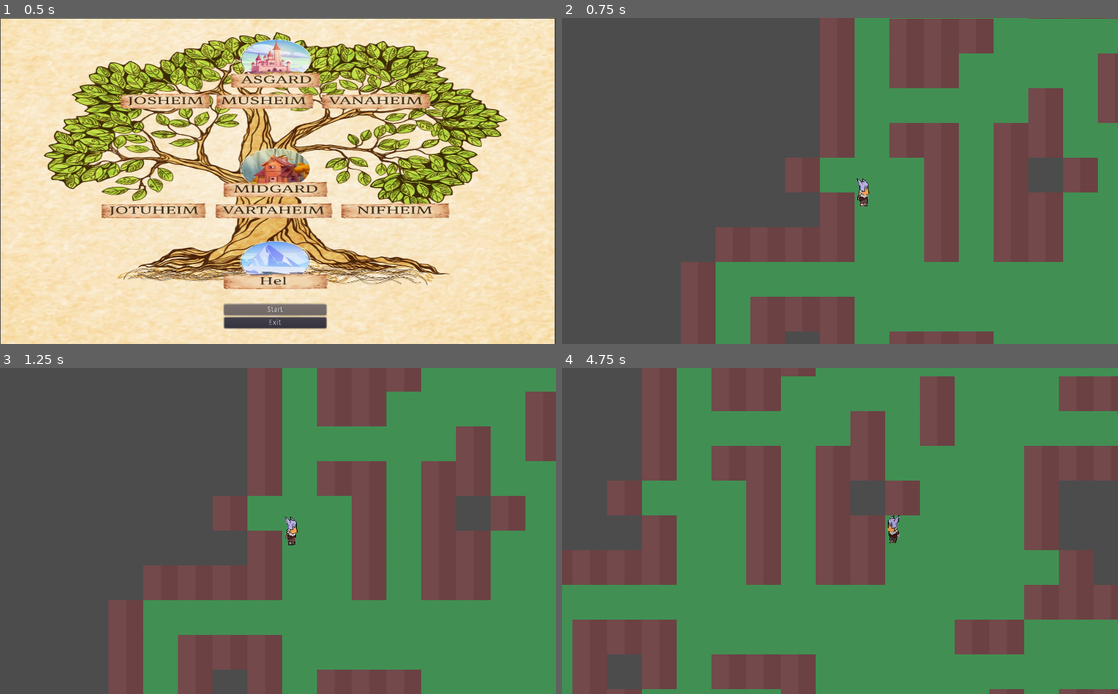
Above: before the commit, frames 1-4 (two rows, left to right).
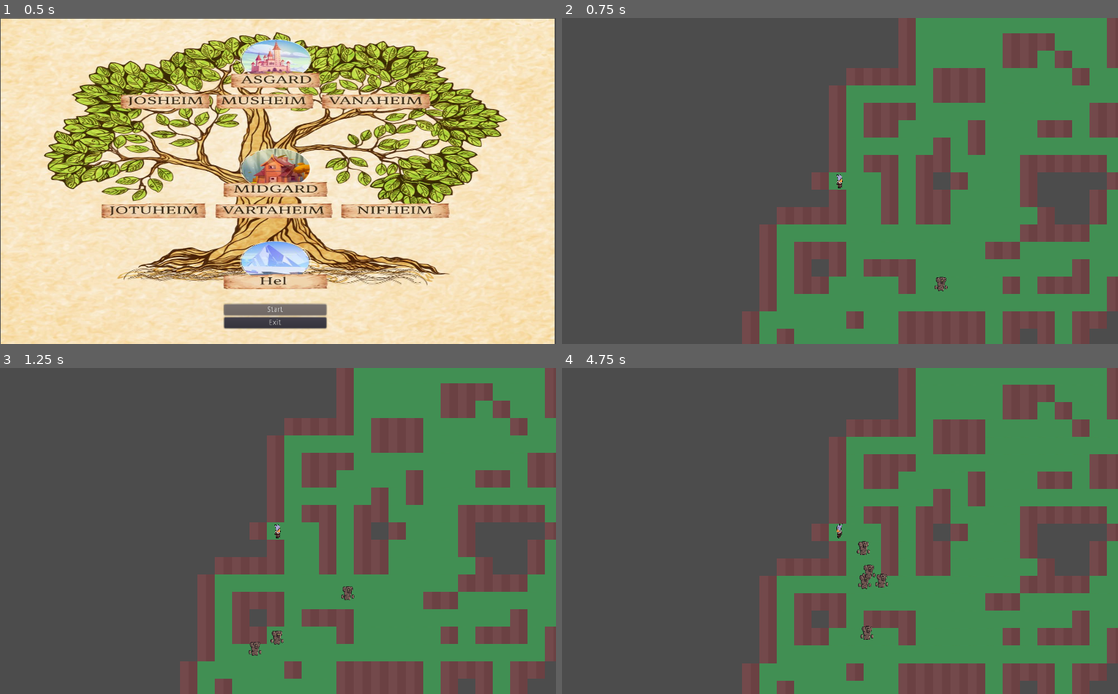
Above: after the commit, the same moments.

Repository: majg8a/game_jam_project_2023
Game: Godot game, scene res://Scenes/Menu.tscn
Same seed, same stepped clock (60 frames per second), same inputs: the game is played once before the commit and once after it.
Inputs:
- Up to frame 1 (0.5 s): no input
- Up to frame 2 (0.75 s): click "Start" at 0.5 s
- Up to frame 3 (1.25 s): no input
- Up to frame 4 (4.75 s): hold Right (right) 1.28-2.03 s; hold S (down) 2.03-2.78 s; hold Right (right) 2.78-3.53 s; hold Up (up) 3.53-4.28 s; hold A (left) from 4.28 s (still down)

Frame 1 is identical in both runs. In frame 2, 34% of the frame differs, in the area x 21-100%, y 0-100%; in frame 3, 36%; in frame 4, 64%, in the area x 0-100%, y 0-100%.

Commit message:
fix: fake scenes

Diff:
--- a/Scenes/Menu.tscn
+++ b/Scenes/Menu.tscn
@@ -26,9 +26,6 @@
 margin_top = 527.0
 margin_right = 601.0
 margin_bottom = 573.0
-__meta__ = {
-"_edit_use_anchors_": false
-}
 
 [node name="StartButton" type="Button" parent="VBoxContainer"]
 margin_right = 188.0
--- a/Scenes/world.tscn
+++ b/Scenes/world.tscn
@@ -60,18 +60,13 @@
 format = 1
 script = ExtResource( 1 )
 
-[node name="Player" parent="." instance=ExtResource( 4 )]
-position = Vector2( 32, 32 )
+[node name="player" parent="." instance=ExtResource( 4 )]
+position = Vector2( 16, 16 )
 
-[node name="Camera2D" type="Camera2D" parent="Player"]
-position = Vector2( -29, -29 )
+[node name="Camera2D" type="Camera2D" parent="player"]
 current = true
-zoom = Vector2( 0.5, 0.5 )
-drag_margin_h_enabled = true
-drag_margin_v_enabled = true
-smoothing_enabled = true
-offset_h = 0.5
-offset_v = 0.5
-drag_margin_left = 0.1
-drag_margin_right = 0.1
-editor_draw_drag_margin = true
+
+[node name="Enemy_timer" type="Timer" parent="."]
+autostart = true
+
+[connection signal="timeout" from="Enemy_timer" to="." method="_on_Enemy_timer_timeout"]
--- a/player.tscn
+++ /dev/null
@@ -1,19 +0,0 @@
-[gd_scene load_steps=4 format=2]
-
-[ext_resource path="res://script/player.gd" type="Script" id=1]
-[ext_resource path="res://assets/Player/Ragnar.png" type="Texture" id=2]
-
-
-[sub_resource type="RectangleShape2D" id=1]
-extents = Vector2( 8, 16 )
-
-[node name="KinematicBody2D" type="KinematicBody2D"]
-script = ExtResource( 1 )
-
-[node name="CollisionShape2D" type="CollisionShape2D" parent="."]
-scale = Vector2( 0.9, 0.8 )
-shape = SubResource( 1 )
-
-[node name="Sprite" type="Sprite" parent="."]
-scale = Vector2( 0.09, 0.09 )
-texture = ExtResource( 2 )
--- a/world.tscn
+++ /dev/null
@@ -1,64 +0,0 @@
-[gd_scene load_steps=8 format=2]
-
-[ext_resource path="res://script/Walker.gd" type="Script" id=1]
-[ext_resource path="res://script/World.gd" type="Script" id=2]
-[ext_resource path="res://assets/asgard_floor_op.jpg" type="Texture" id=3]
-[ext_resource path="res://player.tscn" type="PackedScene" id=4]
-[ext_resource path="res://assets/wall.jpg" type="Texture" id=6]
-
-
-[sub_resource type="ConvexPolygonShape2D" id=1]
-points = PoolVector2Array( 0, 0, 32, 0, 32, 32, 0, 32 )
-
-[sub_resource type="TileSet" id=2]
-0/name = "asgard_floor_op.jpg 0"
-0/texture = ExtResource( 3 )
-0/tex_offset = Vector2( 0, 0 )
-0/modulate = Color( 1, 1, 1, 1 )
-0/region = Rect2( 128, 64, 32, 32 )
-0/tile_mode = 0
-0/occluder_offset = Vector2( 0, 0 )
-0/navigation_offset = Vector2( 0, 0 )
-0/shape_offset = Vector2( 0, 0 )
-0/shape_transform = Transform2D( 1, 0, 0, 1, 0, 0 )
-0/shape_one_way = false
-0/shape_one_way_margin = 0.0
-0/shapes = [  ]
-0/z_index = 0
-1/name = "wall"
-1/texture = ExtResource( 6 )
-1/tex_offset = Vector2( 0, 0 )
-1/modulate = Color( 1, 1, 1, 1 )
-1/region = Rect2( 64, 0, 32, 32 )
-1/tile_mode = 0
-1/occluder_offset = Vector2( 0, 0 )
-1/navigation_offset = Vector2( 0, 0 )
-1/shape_offset = Vector2( 0, 0 )
-1/shape_transform = Transform2D( 1, 0, 0, 1, 0, 0 )
-1/shape = SubResource( 1 )
-1/shape_one_way = false
-1/shape_one_way_margin = 1.0
-1/shapes = [ {
-"autotile_coord": Vector2( 0, 0 ),
-"one_way": false,
-"one_way_margin": 1.0,
-"shape": SubResource( 1 ),
-"shape_transform": Transform2D( 1, 0, 0, 1, 0, 0 )
-} ]
-1/z_index = 0
-
-[node name="world" type="Node2D"]
-script = ExtResource( 2 )
-
-[node name="TileMap" type="TileMap" parent="."]
-tile_set = SubResource( 2 )
-cell_size = Vector2( 32, 32 )
-show_collision = true
-format = 1
-script = ExtResource( 1 )
-
-[node name="player" parent="." instance=ExtResource( 4 )]
-position = Vector2( 16, 16 )
-
-[node name="Camera2D" type="Camera2D" parent="player"]
-current = true
